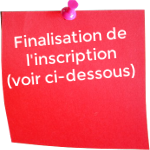
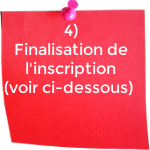
Layers edited between the first and the second w=150, h=150 image:
renamed "Finalisation de l'i..." to "...", painted on it over 4, 23, 136, 96
